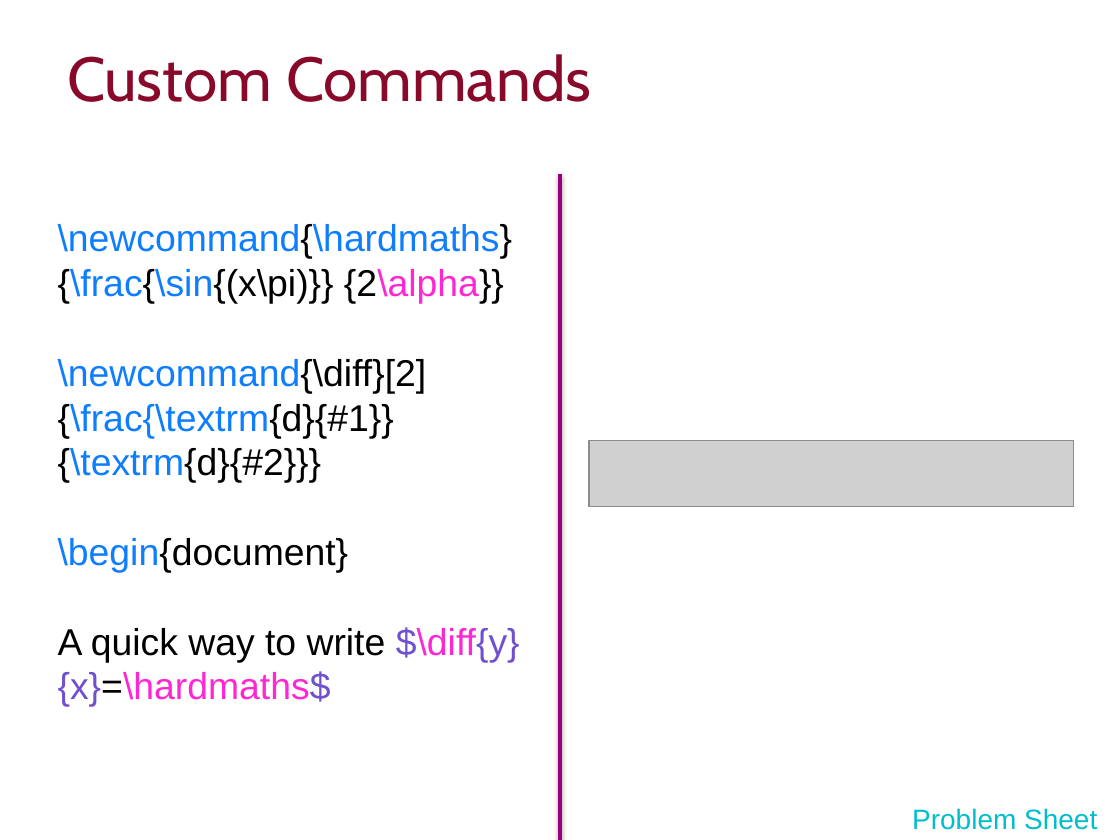
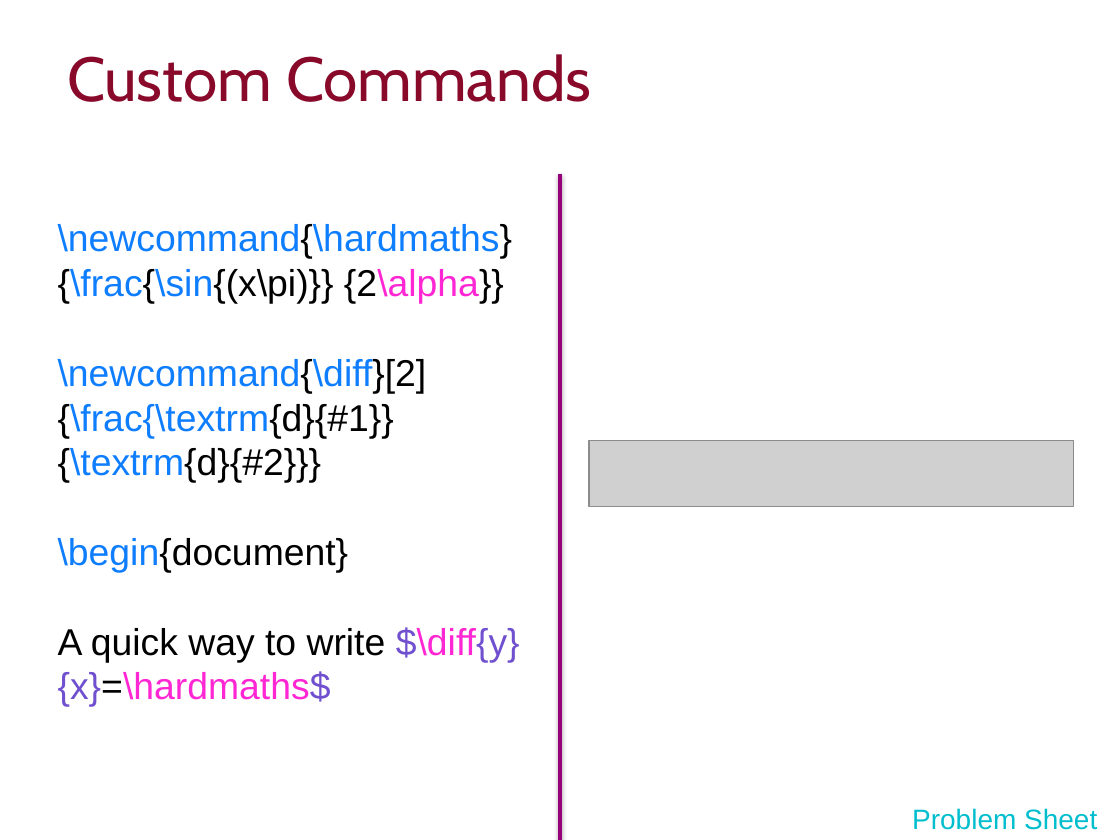
Before and after one commit to ImperialCollegeLondon/RCDS-writing-theses-in-latex, a slide deck: slide 30 of Writing Theses in Latex Slides.pptx. Drawn at 1120x840 pixels with LibreOffice and Linux fonts; fonts in the diff are those of the drawing; grey boxes stand for pictures; background and template pictures are left out. Boxes give left, top, right and bottom in pixels: in the first picture for what was removed or moved away, otherwise in the second. Text is boxed around its words. In the diff, an @@ line names an element or a change of style, - is before the commit and + after.

```diff
--- a/Writing Theses in Latex Slides.pptx
+++ b/Writing Theses in Latex Slides.pptx
@@ text at (58,359,427,483): text colour #000000 to #0E7EFF in "\newcommand{\diff}[2]" @@
```
Also in this commit, not shown: 4 other slides changed.
